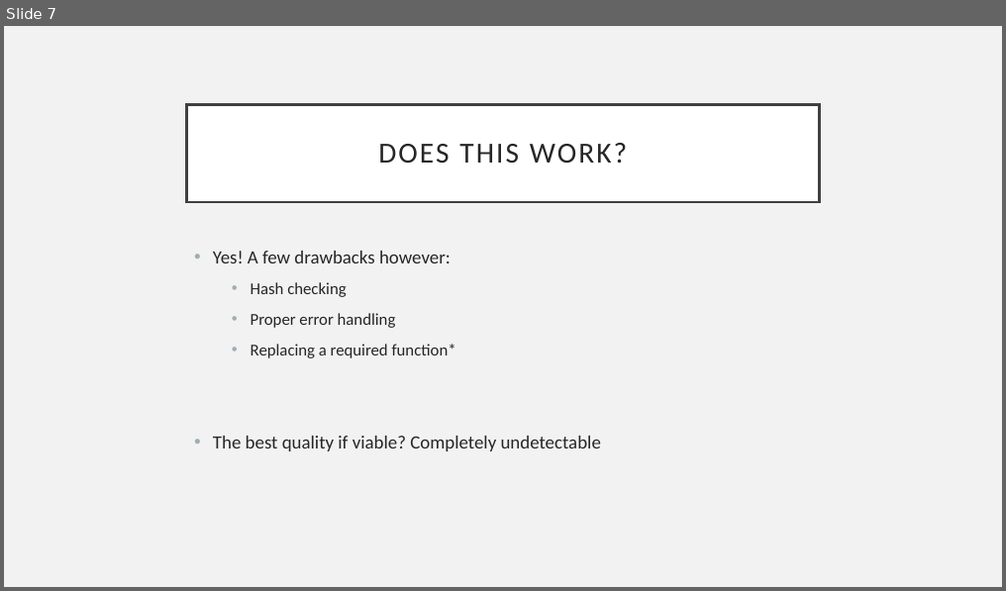
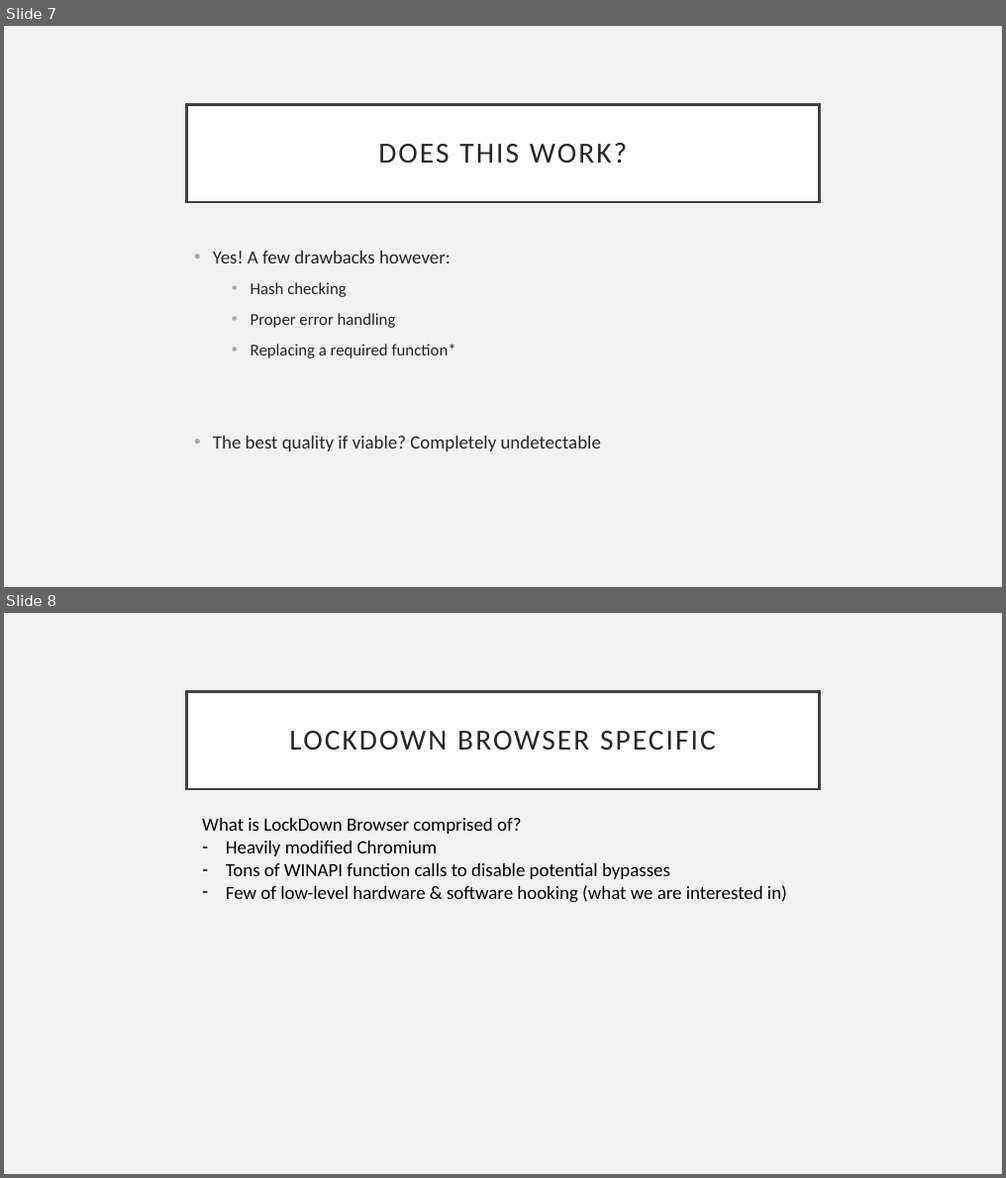
Before and after one commit to Rasool221/NWMSU_CDC_Presentation, a slide deck: NWMSU_CyberSecurity_Presentation.pptx. Shown one above the other, each under a label of ours: slide 7 before the commit, slides 7 and 8 after it. The pictures are 1006x591 and 1006x1178 pixels, drawn with LibreOffice and Linux fonts; fonts in the diff are those of the drawing. Boxes give left, top, right and bottom in pixels: in the first picture for what was removed or moved away, otherwise in the second. Text is boxed around its words. In the diff, an @@ line names an element or a change of style, - is before the commit and + after.

```diff
--- a/NWMSU_CyberSecurity_Presentation.pptx
+++ b/NWMSU_CyberSecurity_Presentation.pptx
@@ slide 8 added at (4,613,1002,1174), background #F2F2F2 @@
@@ title added at (187,691,819,789), fill #FFFFFF, outline #404040 2.5 pt, 28 pt, text #262626 @@
+LOCKDOWN BROWSER SPECIFIC
@@ text added at (202,818,787,903), 18 pt, text #000000 @@
+What is LockDown Browser comprised of?
+– Heavily modified Chromium
+– Tons of WINAPI function calls to disable potential bypasses
+– Few of low-level hardware & software hooking (what we are interested in)
```
Also in this commit, not shown: 1 other slide added.
